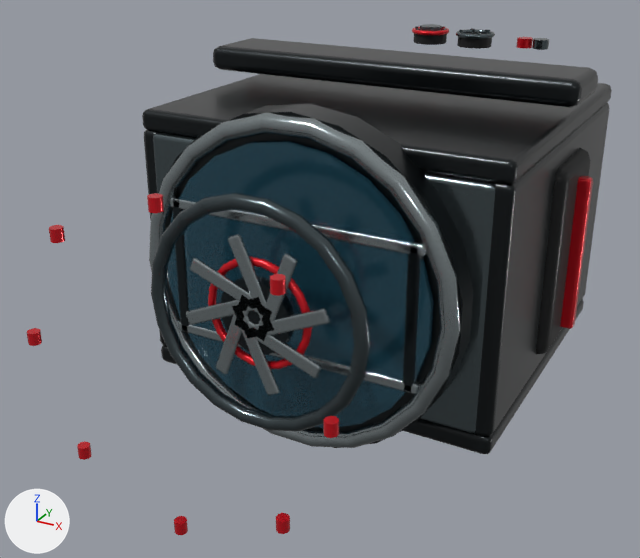
What one commit did to the glTF model public/models/ufirst-camera-distant.glb.
Before and after are seen from a 50 mm camera at (5.59, -6.72, 4.94) aimed at (-0.66, 4.64, -0.73). The lights are fixed; the arrows at lower left show +X, +Y and +Z. The first picture is the older version. Where no turn or scale is listed for an object, it has been applied to the vertices. Vertices at exactly the same position are counted once.

Names of what the first picture shows: 'Aperture', 'BottomPlate', 'FrontChassisPlate', 'FrontLens', 'Grip', 'GripAccent', 'LensHousing', 'LensHousingFrontEdge', 'RightBodyRail', 'Shutter', 'TopCarryHandle', 'TopPlate' and 29 more.
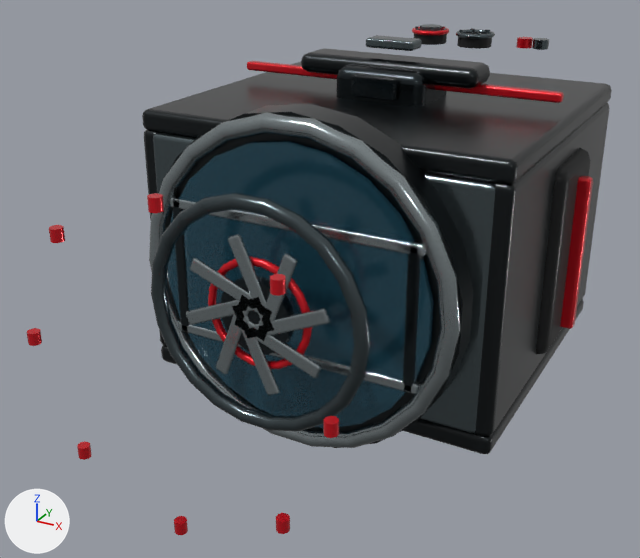
What the commit changed:
me_mesh_32 is used by ob_topcarryhandle; location (0.0, 5.72, 2.46).
me_mesh_32 had 56 vertices, 108 faces and spanned x -2.95..2.95, y -0.59..0.59, z -0.19..0.19.
me_mesh_32 now has 56 vertices, 108 faces and spans x -1.45..1.45, y -0.36..0.36, z -0.15..0.15.
me_mesh_32 part 1: 56 of 56 vertices moved; they spanned x -2.95..2.95, y -0.59..0.59, z -0.19..0.19 and now span x -1.45..1.45, y -0.36..0.36, z -0.15..0.15; mean shift (0.0, 0.0, 0.0).
Mesh me_mesh_35_1 is new.
It has 56 vertices, 108 faces and spans x -0.39..0.39, y -0.18..0.18, z -0.07..0.07.
It uses material mat_material_4 (dark grey #5c686c).
Mesh me_mesh_34_1 is new.
It has 56 vertices, 108 faces and spans x -0.36..0.36, y -0.06..0.06, z -0.17..0.17.
It uses material mat_material_5 (black #111b20).
Mesh me_mesh_33_1 is new.
It has 56 vertices, 108 faces and spans x -0.725..0.725, y -0.59..0.59, z -0.38..0.38.
It uses material mat_material_6 (dark grey #242c30).
Object 'TopCarryHandle' (ob_topcarryhandle) moves from (0.0, 5.72, 2.46) to (0.0, 5.72, 2.48).
Object 'HotShoe' (ob_hotshoe) is new; it shows me_mesh_35_1.
Its location is (0.0, 5.72, 2.84).
Object 'ViewfinderWindow' (ob_viewfinderwindow) is new; it shows me_mesh_34_1.
Its location is (0.0, 5.08, 2.3).
Object 'ViewfinderPrism' (ob_viewfinderprism) is new; it shows me_mesh_33_1.
Its location is (0.0, 5.72, 2.16).

Changed parts and their boxes (x1, y1, x2, y2) in the pictures (640 x 558 px):
'TopCarryHandle', reshaped, moved (51% narrower, 40% shorter)
    before: (213, 38, 598, 107)
    after: (301, 48, 490, 89)
'ViewfinderPrism', added
    after: (337, 64, 446, 107)
'ViewfinderWindow', added
    after: (352, 73, 397, 101)
'HotShoe', added
    after: (366, 35, 421, 51)
'UFirstAccentRail', unchanged, uncovered by the edit
    after: (247, 61, 564, 103)
